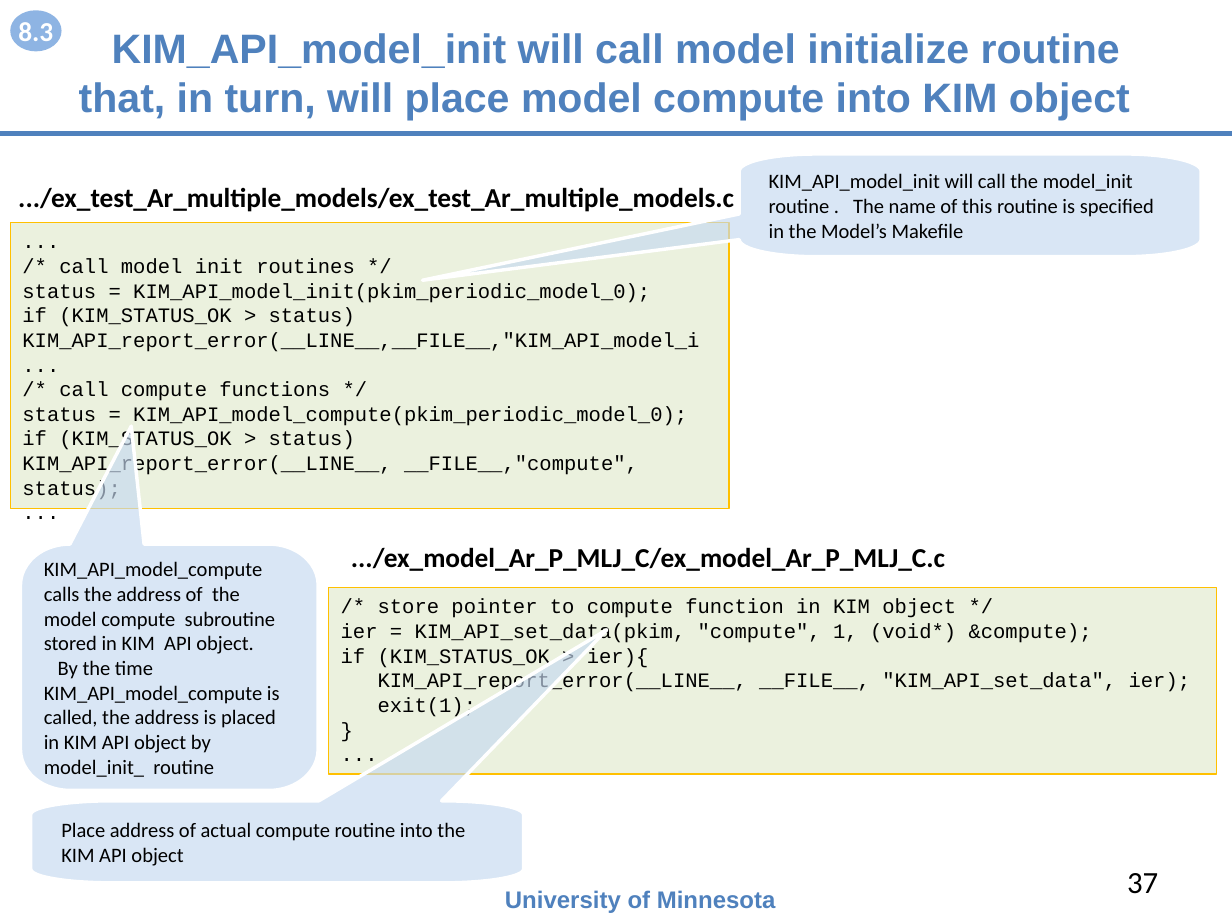
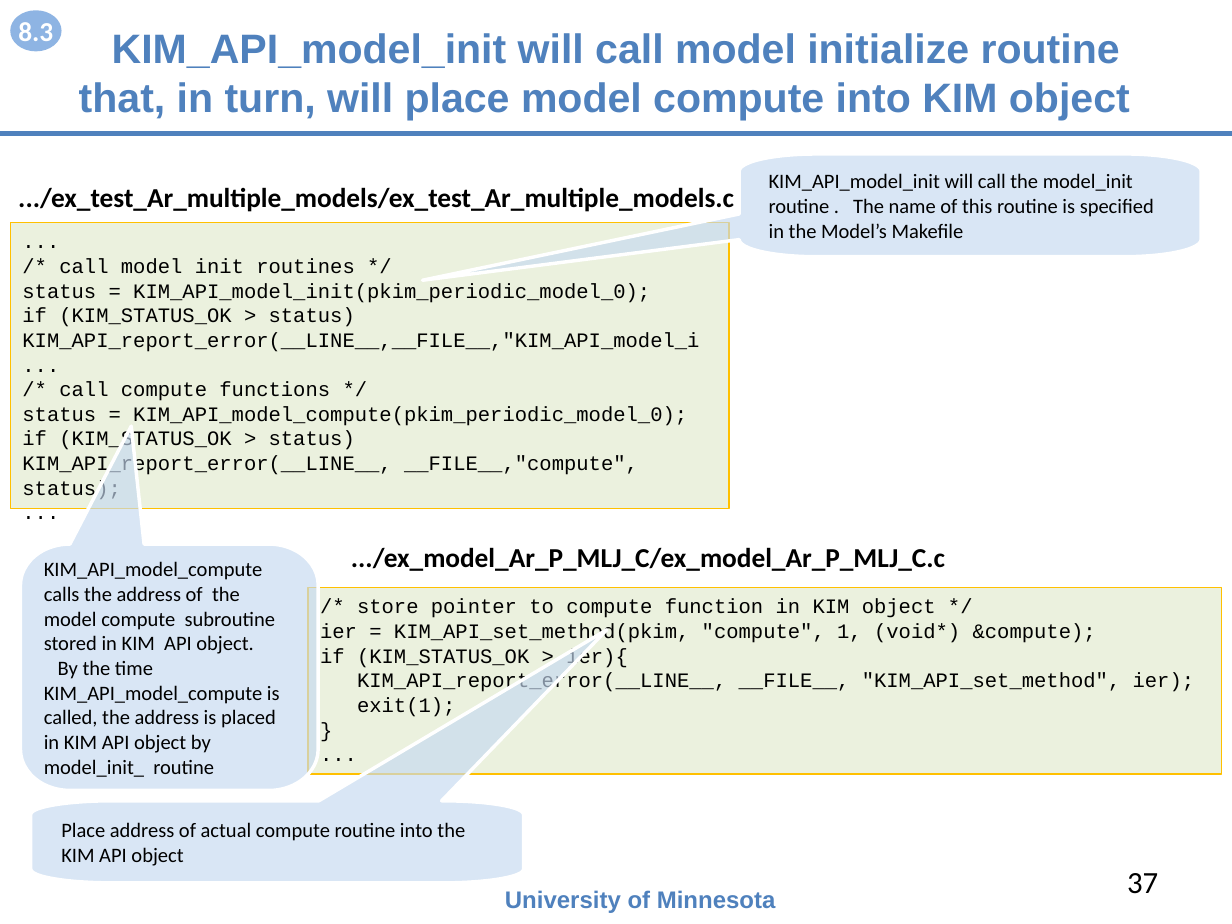
Before and after one commit to openkim/kim-api, a slide deck: slide 37 of DOCS/openkim-api-introduction.pptx. Drawn at 1232x924 pixels with LibreOffice and Linux fonts; fonts in the diff are those of the drawing. Boxes give left, top, right and bottom in pixels: in the first picture for what was removed or moved away, otherwise in the second. Text is boxed around its words. In the diff, an @@ line names an element or a change of style, - is before the commit and + after.

```diff
--- a/DOCS/openkim-api-introduction.pptx
+++ b/DOCS/openkim-api-introduction.pptx
@@ rectangle "/* store pointer to compute ...": place and size @@
-rectangle "/* store pointer to compute ..." at (329, 588, 1217, 774)
+rectangle "/* store pointer to compute ..." at (308, 588, 1222, 774)
@@ text in rectangle at (320, 623, 1096, 643): text changed @@
-ier = KIM_API_set_data(pkim, "compute", 1, (void*) &compute);
+ier = KIM_API_set_method(pkim, "compute", 1, (void*) &compute);
@@ text in rectangle at (357, 673, 1195, 692): text changed @@
-KIM_API_report_error(__LINE__, __FILE__, "KIM_API_set_data", ier);
+KIM_API_report_error(__LINE__, __FILE__, "KIM_API_set_method", ier);
```
Also in this commit, not shown: 14 other slides changed, 1 slide removed, 25 other files.
